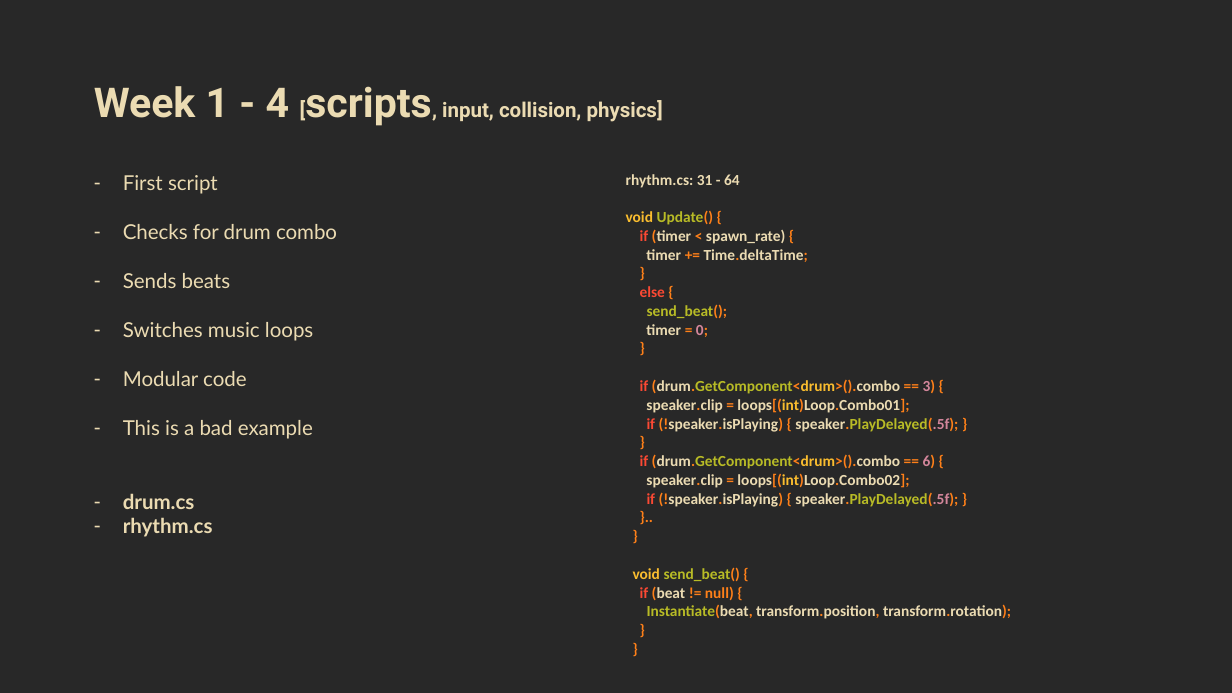
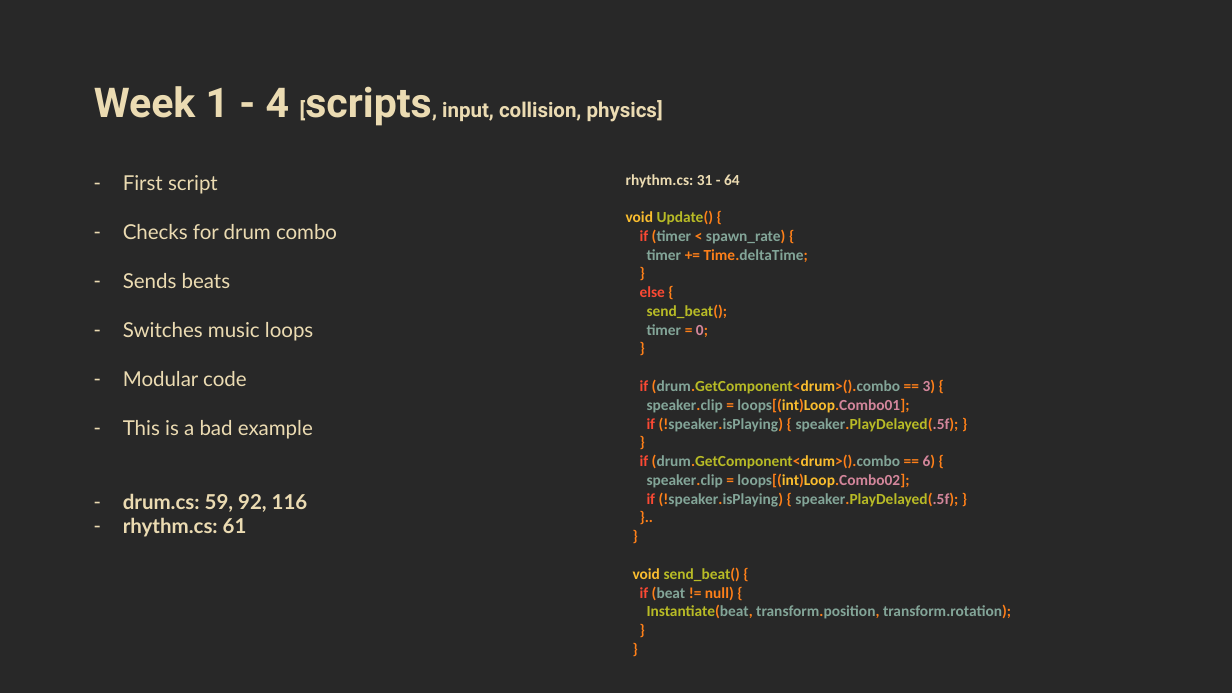
Before and after one commit to rraafays/rolito, a slide deck: slide 3 of docs/presentation.pptx. Drawn at 1232x693 pixels with LibreOffice and Linux fonts; fonts in the diff are those of the drawing. Boxes give left, top, right and bottom in pixels: in the first picture for what was removed or moved away, otherwise in the second. Text is boxed around its words. In the diff, an @@ line names an element or a change of style, - is before the commit and + after.

```diff
--- a/docs/presentation.pptx
+++ b/docs/presentation.pptx
@@ table at bbox=[85, 165, 1148, 655] @@
-row 1, column 1: First script / Checks for drum combo / Sends beats / Switches music loops / Modular code / This is a bad example / drum.cs / rhythm.cs
+row 1, column 1: First script / Checks for drum combo / Sends beats / Switches music loops / Modular code / This is a bad example / drum.cs: 59, 92, 116 / rhythm.cs: 61
@@ text colour #EBDBB2 to #83A598 in "(timer spawn_rate)", "timer Time.deltaTime;", "timer", "(drum.GetComponent<drum>().combo" and 7 more places @@
@@ text colour #EBDBB2 to #FE8019 in "spawn_rate)", "Time.deltaTime;" @@
@@ text colour #EBDBB2 to #FABD2F, text colour #EBDBB2 to #D3869B in "loops[(int)Loop.Combo01];", "loops[(int)Loop.Combo02];" @@
@@ text colour #FE8019 to #83A598 in "transform.rotation);" @@
```
Also in this commit, not shown: 2 other slides changed.
